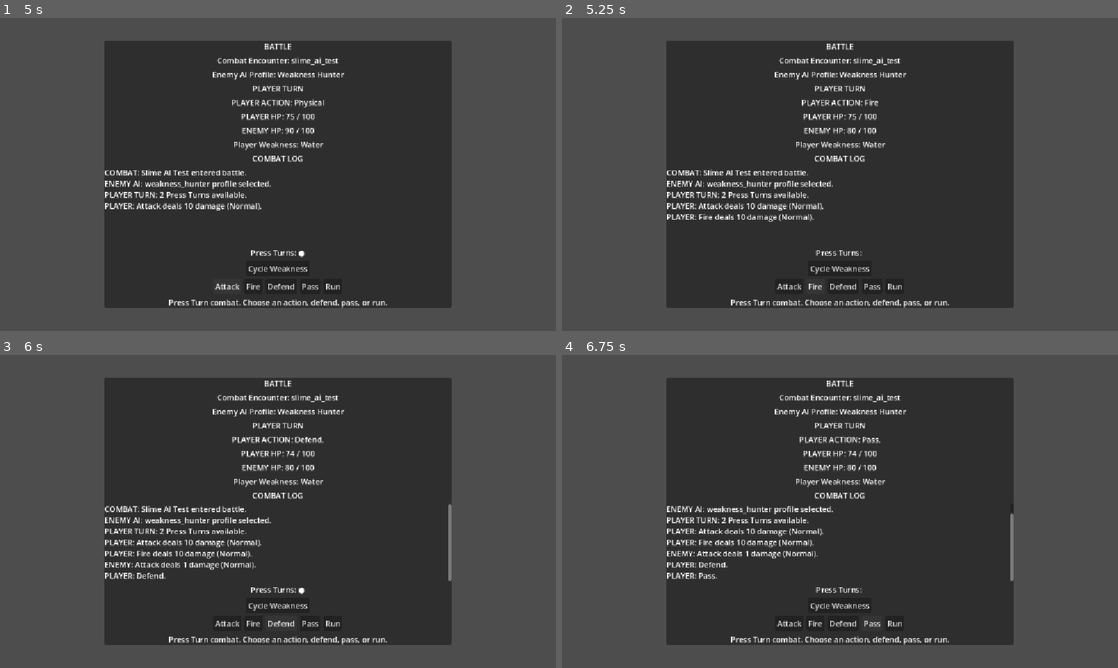
Above: before the commit, frames 1-4 (two rows, left to right).
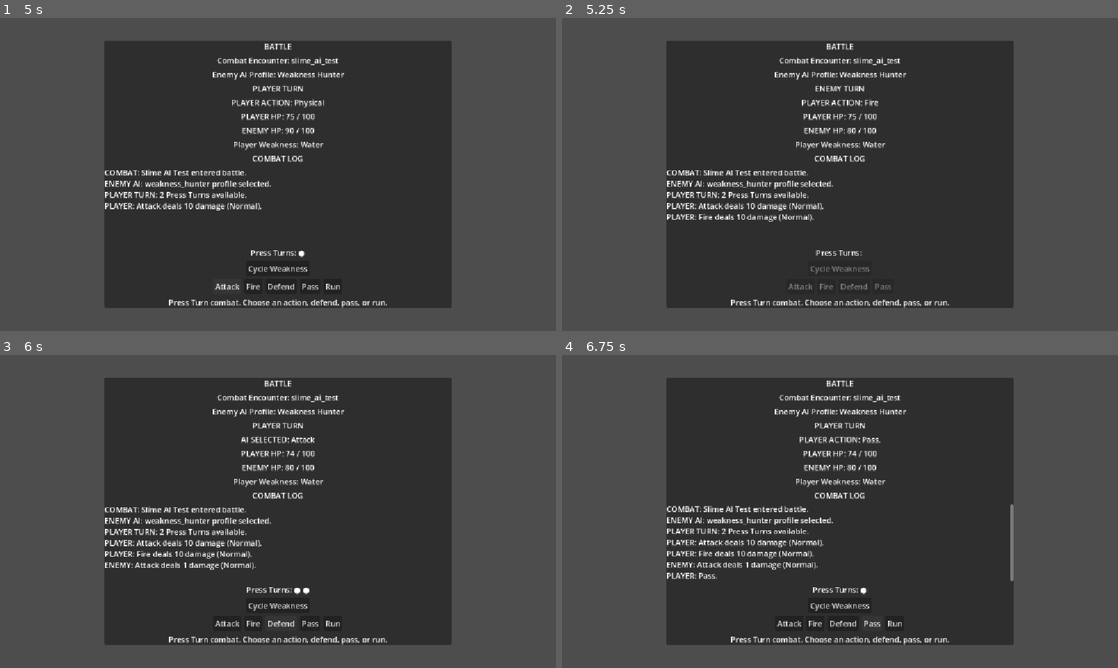
Above: after the commit, the same moments.

Repository: salexume94-pixel/Scripts
Game: Godot game, scene res://scenes/World.tscn
Two runs of this game, one before a commit and one after it. Both use one fixed random seed, a clock stepped at 60 frames per second and the inputs below.
Inputs (mouse positions are in pixels of both pictures, inside the frame that each line leads up to):
- Up to frame 1 (5 s): tap Enter at 0.5 s; hold Right (ui_right) 0.53-1.28 s; tap E at 0.6 s; hold Down (ui_down) 1.28-2 s; tap I at 1.35 s; click "Test Damage (-25 HP)" at 2 s; click "Test Battle (Enemy AI)" at 2.75 s; click "Cycle Weakness" at 3.5 s; click "Attack" at 4.25 s
- Up to frame 2 (5.25 s): click "Fire" at 5 s
- Up to frame 3 (6 s): click (283, 624) at 5.75 s, where only the run before the commit has a clickable "Defend"
- Up to frame 4 (6.75 s): click "Pass" at 6.5 s

Frame 1 is identical in both runs. In frame 2, 0.5% of the frame differs, in the area x 38-62%, y 21-87%; in frame 3, 1.9%; in frame 4, 2.1%, in the area x 18-82%, y 47-77%.

Commit message:
Fix victory return button in Battle scene

Diff:
--- a/scenes/Battle.tscn
+++ b/scenes/Battle.tscn
@@ -115,7 +115,13 @@
 [connection signal="pressed" from="CenterContainer/Panel/VBoxContainer/ActionButtons/MissTestButton" to="." method="_on_miss_test_pressed"]
 [connection signal="pressed" from="CenterContainer/Panel/VBoxContainer/ActionButtons/DefendButton" to="." method="_on_defend_pressed"]
 [connection signal="pressed" from="CenterContainer/Panel/VBoxContainer/ActionButtons/PassButton" to="." method="_on_pass_pressed"]
+[node name="VictoryButton" type="Button" parent="CenterContainer/Panel/VBoxContainer"]
+layout_mode = 2
+text = "Return to World"
+visible = false
+
 [connection signal="pressed" from="CenterContainer/Panel/VBoxContainer/ActionButtons/RunButton" to="." method="_on_run_pressed"]
+[connection signal="pressed" from="CenterContainer/Panel/VBoxContainer/VictoryButton" to="." method="_on_victory_pressed"]
 
 [node name="DescriptionLabel" type="Label" parent="CenterContainer/Panel/VBoxContainer"]
 layout_mode = 2
